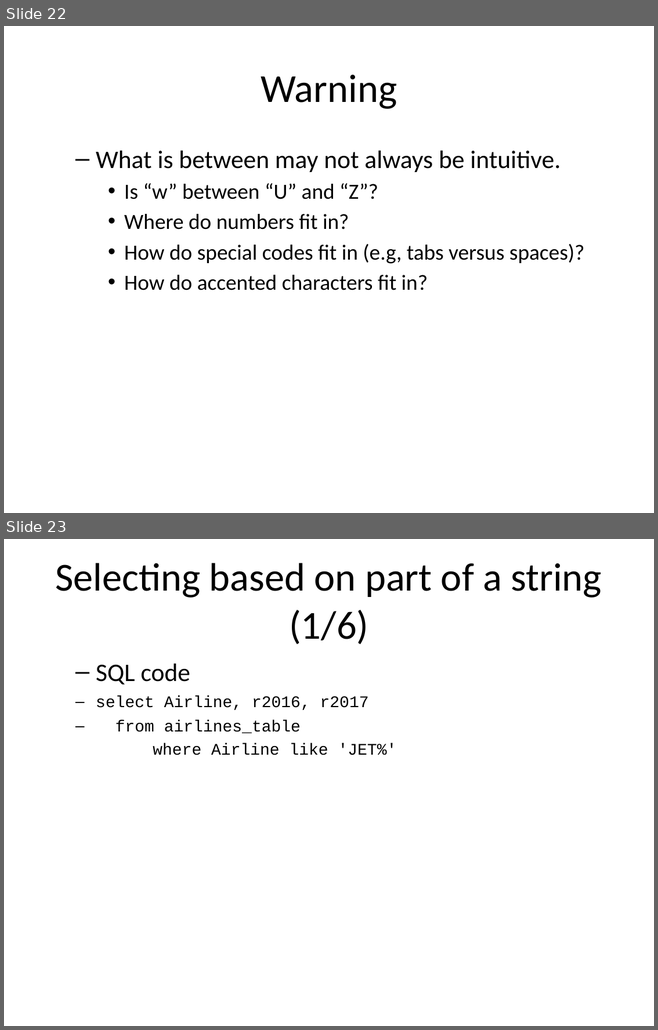
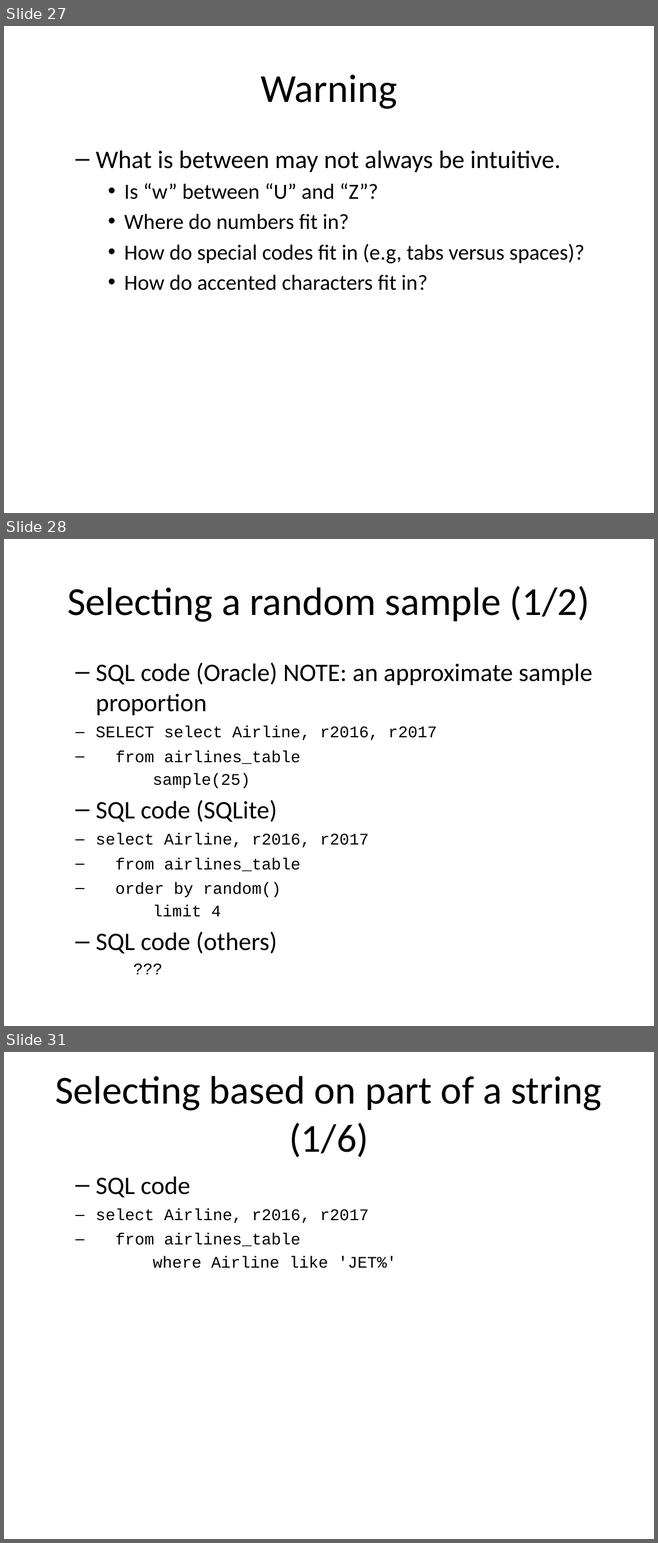
Before and after one commit to pmean/introduction-to-sql, a slide deck: src/where.pptx. Shown one above the other, each under a label of ours: slides 22 and 23 before the commit, slides 27, 28 and 31 after it; the slides between them are not shown. The pictures are 658x1030 and 658x1543 pixels, drawn with LibreOffice and Linux fonts; fonts in the diff are those of the drawing. Boxes give left, top, right and bottom in pixels: in the first picture for what was removed or moved away, otherwise in the second. Text is boxed around its words. In the diff, an @@ line names an element or a change of style, - is before the commit and + after.

```diff
--- a/src/where.pptx
+++ b/src/where.pptx
@@ slide 28 added at <box>4,539,654,1026</box>, background #FFFFFF @@
@@ title added at <box>67,586,589,622</box>, 44 pt, text #000000 @@
+Selecting a random sample (1/2)
@@ text added at <box>96,663,592,954</box>, 18 pt, text #000000 @@
+  – SQL code (Oracle) NOTE: an approximate sample proportion
+SELECT select Airline, r2016, r2017
+from airlines_table
+sample(25)
+  – SQL code (SQLite)
+select Airline, r2016, r2017
+from airlines_table
+order by random()
+limit 4
+  – SQL code (others)
+???
@@ what was slide 22 is now slide 27 @@
@@ what was slide 23 is now slide 31 @@
```
Also in this commit, not shown: 5 slides changed, 8 other slides added, 1 slide removed, 6 other files.
